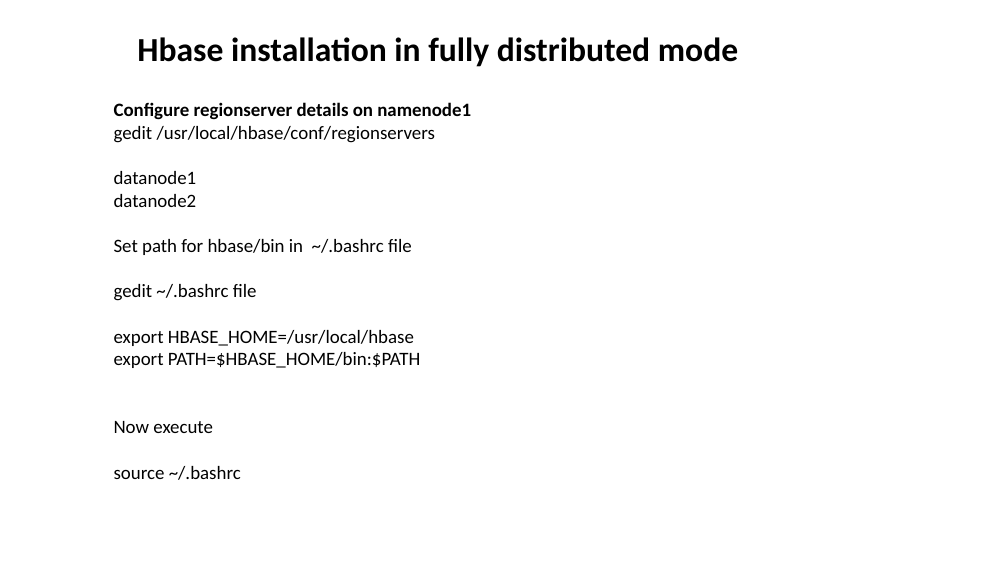
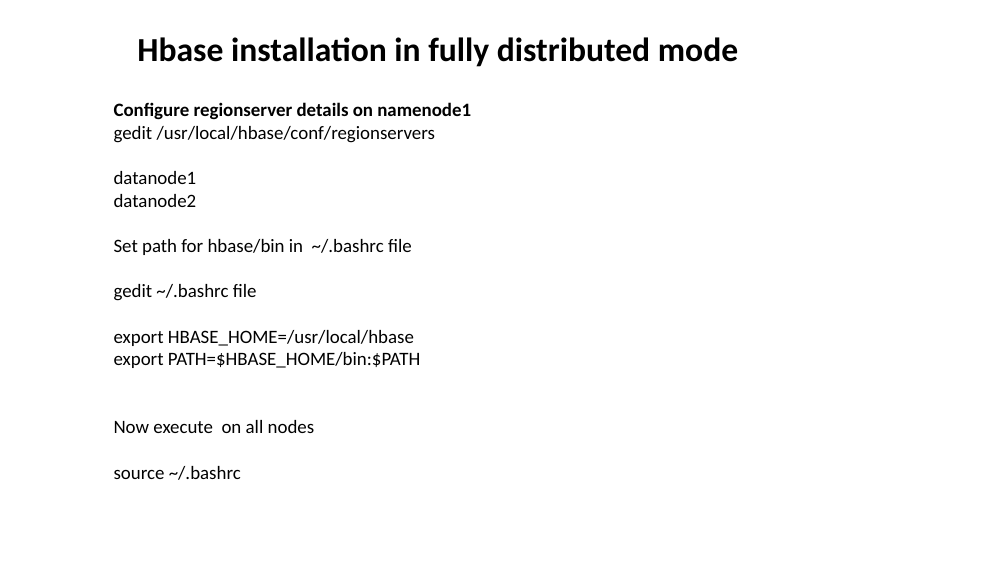
Before and after one commit to aashmishra/Bigdata_ppt, a slide deck: slide 11 of hbase.pptx (slide 10 before the commit). Drawn at 1008x567 pixels with LibreOffice and Linux fonts; fonts in the diff are those of the drawing. Boxes give left, top, right and bottom in pixels: in the first picture for what was removed or moved away, otherwise in the second. Text is boxed around its words. In the diff, an @@ line names an element or a change of style, - is before the commit and + after.

```diff
--- a/hbase.pptx
+++ b/hbase.pptx
@@ text at [114, 420, 315, 433]: text changed @@
-Now execute
+Now execute on all nodes
```
Also in this commit, not shown: 2 other slides changed, 16 slides added.
